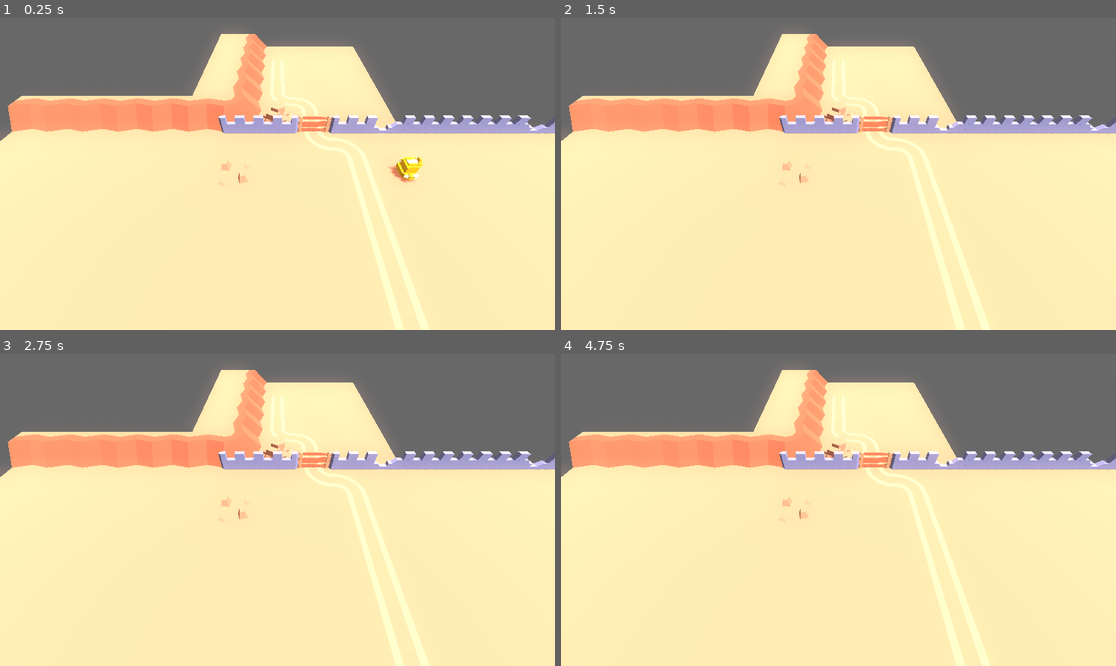
Above: before the commit, frames 1-4 (two rows, left to right).
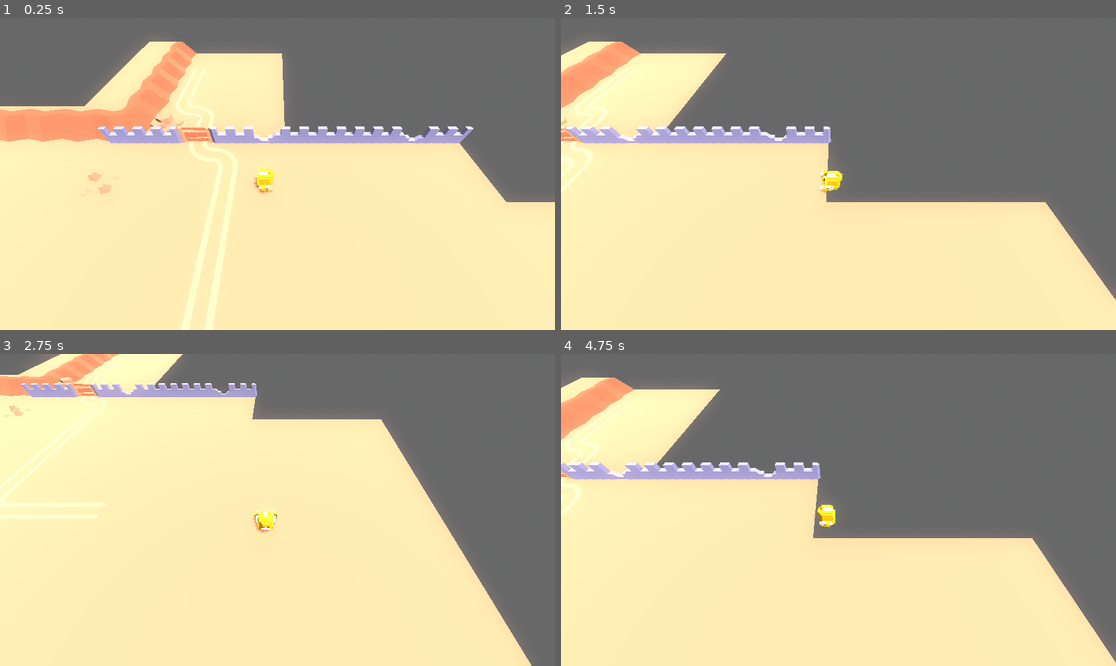
Above: after the commit, the same moments.

Repository: DreadBoy/children-of-the-parapet
Game: Godot game, scene res://scenes/test_scene.tscn
Same seed, same stepped clock (60 frames per second), same inputs: the game is played once before the commit and once after it.
Inputs:
- Up to frame 1 (0.25 s): no input
- Up to frame 2 (1.5 s): tap Enter at 0.5 s; hold D (move_right) 0.53-1.28 s; hold Shift (dash) 0.53-1.28 s; hold S (move_down) from 1.28 s (still down); tap Shift (dash) at 1.35 s
- Up to frame 3 (2.75 s): release S (move_down) at 2.03 s; hold D (move_right) from 2.03 s (still down); hold Shift (dash) from 2.03 s (still down)
- Up to frame 4 (4.75 s): release D (move_right) at 2.78 s; release Shift (dash) at 2.78 s; hold W (move_up) 2.78-3.53 s; tap Shift (dash) at 2.85, 4.35 s; hold Shift (dash) 3.53-4.28 s; hold A (move_left) from 3.53 s (still down)

The runs differ from the first frame. In frame 1, 22% of the frame differs, in the area x 0-100%, y 5-100%; in frame 2, 35%; in frame 3, 31%; in frame 4, 36%.

Commit message:
Fix a bug with gate, also make camera follow player

Diff:
--- /dev/null
+++ b/camera/camera.gd
@@ -0,0 +1,6 @@
+extends Marker3D
+
+@onready var player = $"../character";
+
+func _process(delta):
+	position = player.position
--- a/character/character-animated.tscn
+++ b/character/character-animated.tscn
@@ -91,7 +91,7 @@
 tracks/7/type = "value"
 tracks/7/imported = false
 tracks/7/enabled = true
-tracks/7/path = NodePath("scene-area:monitoring")
+tracks/7/path = NodePath("attack-area:monitorable")
 tracks/7/interp = 1
 tracks/7/loop_wrap = true
 tracks/7/keys = {
@@ -250,7 +250,7 @@
 tracks/5/type = "value"
 tracks/5/imported = false
 tracks/5/enabled = true
-tracks/5/path = NodePath("scene-area:monitoring")
+tracks/5/path = NodePath("attack-area:monitorable")
 tracks/5/interp = 1
 tracks/5/loop_wrap = true
 tracks/5/keys = {
@@ -373,14 +373,10 @@
 height = 0.3
 radius = 0.3
 
-[sub_resource type="CylinderShape3D" id="CylinderShape3D_75pqx"]
-height = 0.3
-radius = 0.3
-
 [node name="character" instance=ExtResource("1_w6244")]
 
 [node name="head_classic" parent="." index="0"]
-transform = Transform3D(0, 1.68587e-07, -1, -8.42937e-08, 1, 1.68587e-07, 1, 8.42937e-08, 0, 2.23517e-08, 0.1, 0)
+transform = Transform3D(0, 1.68587e-07, -1, -8.42937e-08, 1, 1.68587e-07, 1, 8.42937e-08, 0, 2.1467e-08, 0.0988126, 0)
 
 [node name="foot_thin" parent="." index="1"]
 transform = Transform3D(0, 5.05762e-08, -0.3, -2.52881e-08, 0.3, 5.05762e-08, 0.3, 2.52881e-08, 0, 0.03, 0, 0.13)
@@ -389,13 +385,13 @@
 transform = Transform3D(0, 5.05762e-08, -0.3, -2.52881e-08, 0.3, 5.05762e-08, 0.3, 2.52881e-08, 0, -0.03, 0, -0.13)
 
 [node name="foot_topShield" parent="." index="3"]
-transform = Transform3D(0, 4.21468e-08, -0.7, -4.21468e-08, 0.25, 1.18011e-07, 0.5, 2.10734e-08, 0, 8.9407e-08, 0.4, 0)
+transform = Transform3D(0, 4.21468e-08, -0.7, -4.21468e-08, 0.25, 1.18011e-07, 0.5, 2.10734e-08, 0, 8.58681e-08, 0.398813, 0)
 
 [node name="foot_double" parent="." index="4"]
-transform = Transform3D(0, 0, -0.4, -0.2, 3.57628e-08, 0, 2.38419e-08, 0.3, 0, 2.98023e-08, 0.16, 0.18)
+transform = Transform3D(0, 0, -0.4, -0.2, 3.57628e-08, 0, 2.38419e-08, 0.3, 0, 2.07048e-08, 0.150842, 0.18)
 
 [node name="foot_double2" parent="." index="5"]
-transform = Transform3D(2.38419e-08, 0, -0.4, 0.2, 0, 4.76837e-08, 0, -0.3, 0, 2.98023e-08, 0.16, -0.18)
+transform = Transform3D(2.38419e-08, 0, -0.4, 0.2, 0, 4.76837e-08, 0, -0.3, 0, 2.07048e-08, 0.150842, -0.18)
 
 [node name="AnimationPlayer" type="AnimationPlayer" parent="." index="6"]
 autoplay = "idle"
@@ -409,18 +405,11 @@
 active = true
 
 [node name="attack-area" type="Area3D" parent="." index="8"]
-collision_layer = 0
-collision_mask = 4
+collision_layer = 8
+collision_mask = 5
 monitoring = false
+monitorable = false
 
 [node name="CollisionShape3D" type="CollisionShape3D" parent="attack-area" index="0"]
 transform = Transform3D(1, 0, 0, 0, 1, 0, 0, 0, 1, 0, 0.25, 0)
 shape = SubResource("CylinderShape3D_n8it7")
-
-[node name="scene-area" type="Area3D" parent="." index="9"]
-collision_layer = 0
-monitoring = false
-
-[node name="CollisionShape3D" type="CollisionShape3D" parent="scene-area" index="0"]
-transform = Transform3D(1, 0, 0, 0, 1, 0, 0, 0, 1, 0, 0.25, 0)
-shape = SubResource("CylinderShape3D_75pqx")
--- a/character/character.gd
+++ b/character/character.gd
@@ -9,8 +9,7 @@
 
 func _ready():
 	state_machine.travel("idle")
-	$Pivot/"character"/"attack-area".body_entered.connect(_on_enemy_hit)
-	$Pivot/"character"/"scene-area".body_entered.connect(_on_scene_hit)
+	$Pivot/"character"/"attack-area".body_entered.connect(_on_hit)
 
 func _physics_process(_delta):
 	var state = state_machine.get_current_node()
@@ -54,12 +53,7 @@
 		elif direction == Vector3.ZERO and state != "idle":
 			state_machine.travel("idle")
 
-func _on_enemy_hit(_body: Node3D):
-	print("enemy hit")
-	state_machine.travel("idle")
-	pass
-
-func _on_scene_hit(_body: Node3D):
+func _on_hit(_body: Node3D):
 	if state_machine.get_current_node() == "dash":
-		print("scene hit")
+		print("hit")
 		state_machine.travel("knockback")
--- a/gate/gate.tscn
+++ b/gate/gate.tscn
@@ -2,47 +2,6 @@
 
 [ext_resource type="Script" path="res://gate/gate.gd" id="1_1yop4"]
 [ext_resource type="PackedScene" uid="uid://b0adkd077h6xc" path="res://gate/gate.glb" id="2_88rkv"]
-
-[sub_resource type="Animation" id="Animation_lywld"]
-resource_name = "break"
-length = 3.0
-step = 0.05
-tracks/0/type = "value"
-tracks/0/imported = false
-tracks/0/enabled = true
-tracks/0/path = NodePath("../gate:position")
-tracks/0/interp = 1
-tracks/0/loop_wrap = true
-tracks/0/keys = {
-"times": PackedFloat32Array(0, 0.15, 0.3, 2.7, 3),
-"transitions": PackedFloat32Array(1, 1, 1, 1, 1),
-"update": 0,
-"values": [Vector3(0, 0, 0), Vector3(-0.507595, 0.451815, 0), Vector3(-1.31889, 0.553337, 0), Vector3(-1.31889, 0.553337, 0), Vector3(-1.31889, 0.473338, 0)]
-}
-tracks/1/type = "value"
-tracks/1/imported = false
-tracks/1/enabled = true
-tracks/1/path = NodePath("../gate:rotation")
-tracks/1/interp = 1
-tracks/1/loop_wrap = true
-tracks/1/keys = {
-"times": PackedFloat32Array(0, 0.15, 0.3, 2.7),
-"transitions": PackedFloat32Array(1, 1, 1, 1),
-"update": 0,
-"values": [Vector3(0, 0, 0), Vector3(0, 0, 0.785398), Vector3(0, 0, 1.5708), Vector3(0, 0, 1.5708)]
-}
-tracks/2/type = "value"
-tracks/2/imported = false
-tracks/2/enabled = true
-tracks/2/path = NodePath("../StaticBody3D/CollisionShape3D6:disabled")
-tracks/2/interp = 1
-tracks/2/loop_wrap = true
-tracks/2/keys = {
-"times": PackedFloat32Array(0.5),
-"transitions": PackedFloat32Array(1),
-"update": 1,
-"values": [true]
-}
 
 [sub_resource type="Animation" id="Animation_x63hi"]
 length = 0.001
@@ -82,6 +41,71 @@
 "update": 1,
 "values": [false]
 }
+tracks/3/type = "value"
+tracks/3/imported = false
+tracks/3/enabled = true
+tracks/3/path = NodePath("CollisionShape3D:disabled")
+tracks/3/interp = 1
+tracks/3/loop_wrap = true
+tracks/3/keys = {
+"times": PackedFloat32Array(0),
+"transitions": PackedFloat32Array(1),
+"update": 1,
+"values": [false]
+}
+
+[sub_resource type="Animation" id="Animation_lywld"]
+resource_name = "break"
+length = 3.0
+step = 0.05
+tracks/0/type = "value"
+tracks/0/imported = false
+tracks/0/enabled = true
+tracks/0/path = NodePath("../gate:position")
+tracks/0/interp = 1
+tracks/0/loop_wrap = true
+tracks/0/keys = {
+"times": PackedFloat32Array(0, 0.15, 0.3, 2.7, 3),
+"transitions": PackedFloat32Array(1, 1, 1, 1, 1),
+"update": 0,
+"values": [Vector3(0, 0, 0), Vector3(-0.507595, 0.451815, 0), Vector3(-1.31889, 0.553337, 0), Vector3(-1.31889, 0.553337, 0), Vector3(-1.31889, 0.473338, 0)]
+}
+tracks/1/type = "value"
+tracks/1/imported = false
+tracks/1/enabled = true
+tracks/1/path = NodePath("../gate:rotation")
+tracks/1/interp = 1
+tracks/1/loop_wrap = true
+tracks/1/keys = {
+"times": PackedFloat32Array(0, 0.15, 0.3, 2.7),
+"transitions": PackedFloat32Array(1, 1, 1, 1),
+"update": 0,
+"values": [Vector3(0, 0, 0), Vector3(0, 0, 0.785398), Vector3(0, 0, 1.5708), Vector3(0, 0, 1.5708)]
+}
+tracks/2/type = "value"
+tracks/2/imported = false
+tracks/2/enabled = true
+tracks/2/path = NodePath("../StaticBody3D/CollisionShape3D6:disabled")
+tracks/2/interp = 1
+tracks/2/loop_wrap = true
+tracks/2/keys = {
+"times": PackedFloat32Array(0),
+"transitions": PackedFloat32Array(1),
+"update": 1,
+"values": [true]
+}
+tracks/3/type = "value"
+tracks/3/imported = false
+tracks/3/enabled = true
+tracks/3/path = NodePath("CollisionShape3D:disabled")
+tracks/3/interp = 1
+tracks/3/loop_wrap = true
+tracks/3/keys = {
+"times": PackedFloat32Array(0),
+"transitions": PackedFloat32Array(1),
+"update": 1,
+"values": [true]
+}
 
 [sub_resource type="AnimationLibrary" id="AnimationLibrary_upwnn"]
 _data = {
@@ -111,14 +135,13 @@
 size = Vector3(0.15, 1, 1)
 
 [sub_resource type="BoxShape3D" id="BoxShape3D_mitbc"]
-size = Vector3(0.3, 1, 1)
+size = Vector3(0.5, 1, 1)
 
 [node name="gate" type="Node3D"]
 transform = Transform3D(1, 0, 0, 0, 1, 0, 0, 0, 1, -1, 0, -1)
 script = ExtResource("1_1yop4")
 
 [node name="gate" parent="." instance=ExtResource("2_88rkv")]
-transform = Transform3D(1, 0, 0, 0, 1, 0, 0, 0, 1, 0, 0, 0)
 
 [node name="AnimationPlayer" type="AnimationPlayer" parent="."]
 root_node = NodePath("../Area3D")
@@ -140,7 +163,7 @@
 
 [node name="Area3D" type="Area3D" parent="."]
 collision_layer = 0
-collision_mask = 2
+collision_mask = 10
 
 [node name="CollisionShape3D" type="CollisionShape3D" parent="Area3D"]
 transform = Transform3D(1, 0, 0, 0, 1, 0, 0, 0, 1, -0.5, 0, 0)
--- a/project.godot
+++ b/project.godot
@@ -52,3 +52,4 @@
 3d_physics/layer_1="scene"
 3d_physics/layer_2="player"
 3d_physics/layer_3="enemy"
+3d_physics/layer_4="player:dash"
--- a/scenes/test_scene.tscn
+++ b/scenes/test_scene.tscn
@@ -1,8 +1,9 @@
-[gd_scene load_steps=13 format=3 uid="uid://bjx5wdxhqeuo3"]
+[gd_scene load_steps=14 format=3 uid="uid://bjx5wdxhqeuo3"]
 
 [ext_resource type="PackedScene" uid="uid://dw53w3dfoykvq" path="res://character/character.tscn" id="2_0x6iv"]
 [ext_resource type="PackedScene" uid="uid://dji1xlnnies6l" path="res://terrain/terrain.glb" id="2_p36t4"]
 [ext_resource type="PackedScene" uid="uid://n1dsaskndkou" path="res://gate/gate.tscn" id="2_s2oed"]
+[ext_resource type="Script" path="res://camera/camera.gd" id="3_46bpt"]
 
 [sub_resource type="ProceduralSkyMaterial" id="ProceduralSkyMaterial_uupyu"]
 sky_top_color = Color(1, 1, 1, 1)
@@ -79,9 +80,11 @@
 [node name="gate" parent="." instance=ExtResource("2_s2oed")]
 
 [node name="CameraPivot" type="Marker3D" parent="."]
+transform = Transform3D(1, 0, 0, 0, 1, 0, 0, 0, 1, 0, 0, -3)
+script = ExtResource("3_46bpt")
 
 [node name="Camera3D" type="Camera3D" parent="CameraPivot"]
-transform = Transform3D(-4.37114e-08, -0.788011, 0.615662, 0, 0.615662, 0.788011, -1, 3.4445e-08, -2.69114e-08, 2.97196, 3.78718, -6.10342e-08)
+transform = Transform3D(-4.37114e-08, -0.788011, 0.615662, 0, 0.615662, 0.788011, -1, 3.4445e-08, -2.69114e-08, 2.84837, 4.04888, -0.274703)
 size = 5.0
 
 [node name="character" parent="." instance=ExtResource("2_0x6iv")]
Not shown: 1 places in character/character-animated.tscn that only renumber resources
